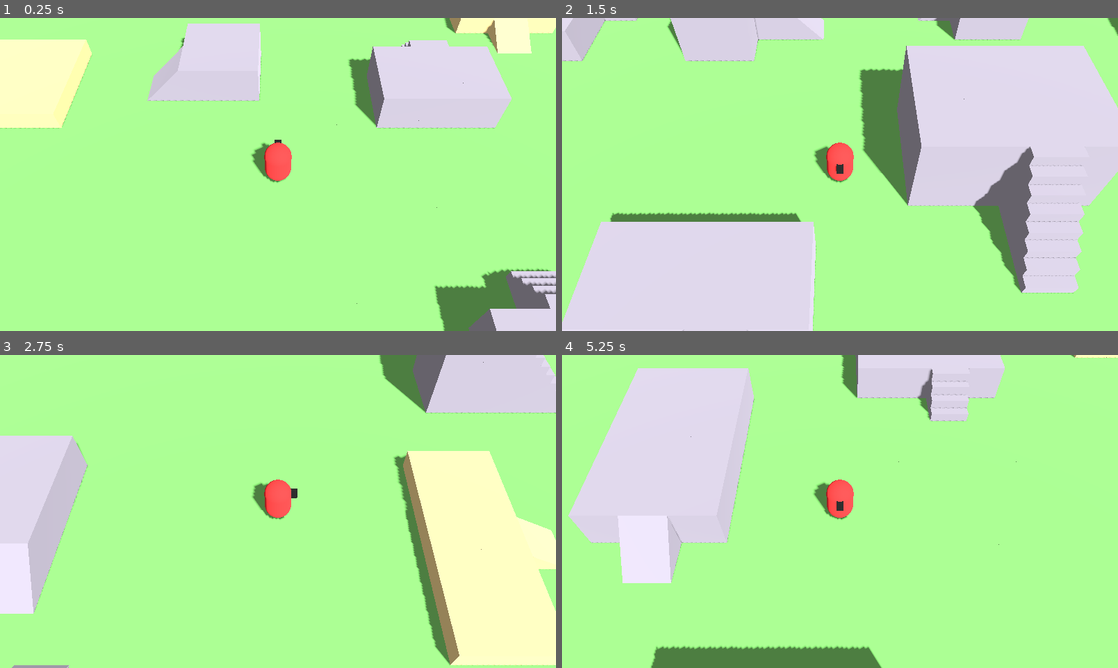
Above: before the commit, frames 1-4 (two rows, left to right).
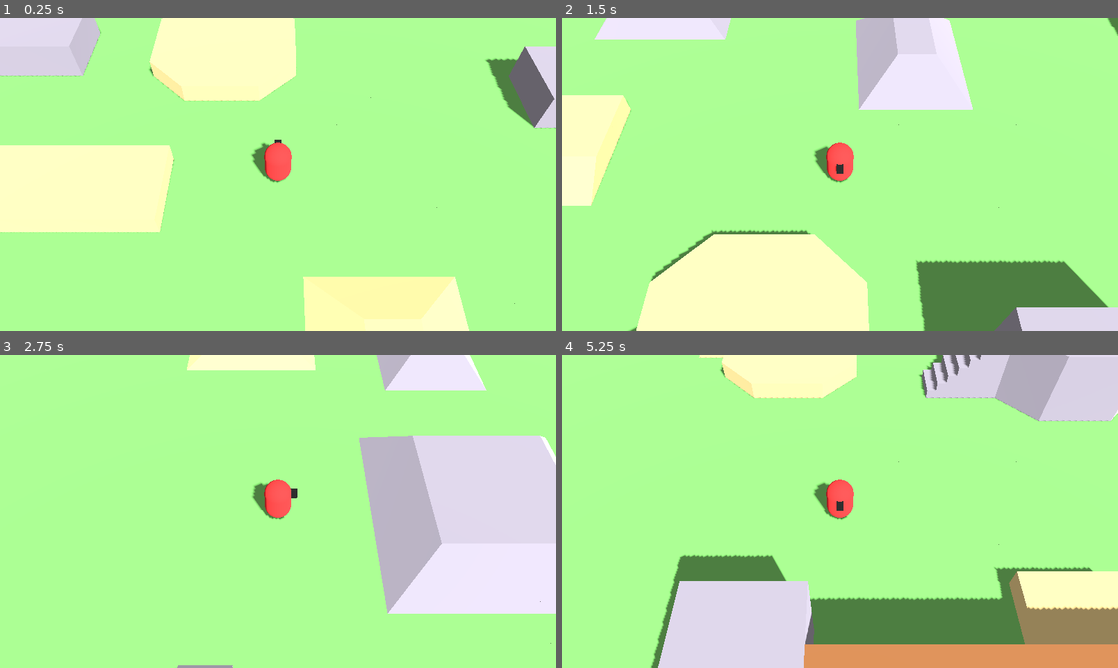
Above: after the commit, the same moments.

Repository: grimechristopher/procedural-game
Game: Godot game, scene res://scenes/main.tscn
Same seed, same stepped clock (60 frames per second), same inputs: the game is played once before the commit and once after it.
Inputs:
- Up to frame 1 (0.25 s): no input
- Up to frame 2 (1.5 s): tap Enter at 0.5 s; hold D (move_right) 0.53-1.28 s; hold R (regenerate) 0.53-1.28 s; tap Shift (run) at 0.8, 1.35 s; hold S (move_down) from 1.28 s (still down)
- Up to frame 3 (2.75 s): tap R (regenerate) at 1.55 s; release S (move_down) at 2.03 s; hold D (move_right) from 2.03 s (still down); hold R (regenerate) from 2.03 s (still down); tap Shift (run) at 2.3 s
- Up to frame 4 (5.25 s): release D (move_right) at 2.78 s; release R (regenerate) at 2.78 s; hold W (move_up) 2.78-3.53 s; tap Shift (run) at 2.85 s; tap R (regenerate) at 3.05, 4.35 s; hold Shift (run) 3.53-4.28 s; hold A (move_left) 3.53-5.03 s; tap X at 3.6 s; hold S (move_down) from 5.03 s (still down); hold Shift (run) from 5.03 s (still down)

The runs differ from the first frame. In frame 1, 38% of the frame differs, in the area x 0-100%, y 0-100%; in frame 2, 58%; in frame 3, 35%; in frame 4, 49%.

Commit message:
Add diagonal wedges and corner slopes
- Wedge / half wedge: a block cut corner to corner. Solid, but a
  diagonal walk can pass its open corner, or cross its solid corner on
  top, so lines of wedges form walkable 45-degree walls and edges.
- Outer/inner corner slopes (full and half): solid pieces where two
  ramps meet.
- Generator cuts the corners of larger platforms and towers with wedges,
  and adds mounds ringed by ramps with outer corner slopes. Bridges only
  attach to full tower cells.

Co-Authored-By: Claude Opus 5.5 <noreply@anthropic.com>
Claude-Session: https://claude.ai/code/session_01QBAyNdiLYtBbpQzeaWaTYf

Diff:
--- a/scripts/world.gd
+++ b/scripts/world.gd
@@ -12,9 +12,16 @@
 ##   so height only changes on ramps and stairs, which can only be entered
 ##   from their low or high end.
 ## - Diagonal walks need flat ground at one height, with no corner cutting.
+##   Wedges (corner-cut blocks) are the exception: you can pass the open
+##   corner of a wedge beside you, or walk over its solid corner on top.
+## - Wedges and corner slopes are solid; you can't stand in their cell.
 ## - A surface needs HEADROOM clear above it to be stood on.
 
-enum Tile { GROUND, FULL, HALF, RAMP, HALF_RAMP, STAIRS, BRIDGE }
+enum Tile {
+	GROUND, FULL, HALF, RAMP, HALF_RAMP, STAIRS, BRIDGE,
+	WEDGE, HALF_WEDGE,
+	CORNER_OUTER, CORNER_INNER, HALF_CORNER_OUTER, HALF_CORNER_INNER,
+}
 
 const GROUND_LAYER := -1
 const TOP_LAYER := 3
@@ -69,28 +76,34 @@
 	_place_bridges(rng, towers)
 
 
-## Places a rectangular platform with a ramp or staircase leading up to it:
-## half height, full height, or a two-high tower reached by stacked stairs.
-## Keeps a one-cell walkway around every platform so nothing gets sealed off.
+## Places a rectangular platform: half height, full height, or a two-high
+## tower, each reached by a ramp or staircase (stacked for towers); or a
+## mound with ramps on every side and corner slopes between them.
+## Platforms 3x3 and up may get their corners cut diagonally with wedges.
+## Keeps a one-cell walkway around everything so nothing gets sealed off.
 func _try_place_platform(rng: RandomNumberGenerator, reserved: Dictionary, towers: Array[Rect2i]) -> bool:
-	var size := Vector2i(rng.randi_range(2, 5), rng.randi_range(2, 5))
+	var roll := rng.randf()
+	var kind: int = 0 if roll < 0.25 else (1 if roll < 0.5 else (2 if roll < 0.75 else 3))
+	var mound := kind == 3
+	var half := kind == 0 or (mound and rng.randf() < 0.5)
+	var size := Vector2i(rng.randi_range(1, 3), rng.randi_range(1, 3)) if mound \
+		else Vector2i(rng.randi_range(2, 5), rng.randi_range(2, 5))
 	var rect := Rect2i(
-		Vector2i(rng.randi_range(4, map_size.x - size.x - 4), rng.randi_range(4, map_size.y - size.y - 4)),
+		Vector2i(rng.randi_range(5, map_size.x - size.x - 5), rng.randi_range(5, map_size.y - size.y - 5)),
 		size)
-	var roll := rng.randf()
-	var tier: int = 0 if roll < 0.3 else (1 if roll < 0.65 else 2)
-
-	# Slope cells run outward from the middle of one side, rising toward the platform.
+
+	var claim: Array = []
+	var slope_cells: Array = []
 	var up_dir: Vector2i = [Vector2i.UP, Vector2i.DOWN, Vector2i.LEFT, Vector2i.RIGHT][rng.randi() % 4]
-	var mid := rect.position + rect.size / 2
-	var slope := Vector2i(
-		mid.x if up_dir.x == 0 else (rect.position.x - 1 if up_dir.x > 0 else rect.end.x),
-		mid.y if up_dir.y == 0 else (rect.position.y - 1 if up_dir.y > 0 else rect.end.y))
-	var slope_cells: Array = [slope] if tier < 2 else [slope, slope - up_dir]
-	var approach: Vector2i = slope_cells.back() - up_dir
-
-	var footprint := rect.grow(1)
-	var claim: Array = slope_cells + [approach]
+	if not mound:
+		# Slope cells run outward from the middle of one side, rising toward the platform.
+		var mid := rect.position + rect.size / 2
+		var slope := Vector2i(
+			mid.x if up_dir.x == 0 else (rect.position.x - 1 if up_dir.x > 0 else rect.end.x),
+			mid.y if up_dir.y == 0 else (rect.position.y - 1 if up_dir.y > 0 else rect.end.y))
+		slope_cells = [slope] if kind < 2 else [slope, slope - up_dir]
+		claim = slope_cells + [slope_cells.back() - up_dir]
+	var footprint := rect.grow(2 if mound else 1)
 	for x in range(footprint.position.x, footprint.end.x):
 		for z in range(footprint.position.y, footprint.end.y):
 			claim.append(Vector2i(x, z))
@@ -98,23 +111,64 @@
 		if reserved.has(c):
 			return false
 
-	var block: Tile = Tile.HALF if tier == 0 else Tile.FULL
-	for layer in (2 if tier == 2 else 1):
+	var block: Tile = Tile.HALF if half else Tile.FULL
+	var layers := 2 if kind == 2 else 1
+	for layer in layers:
 		for x in range(rect.position.x, rect.end.x):
 			for z in range(rect.position.y, rect.end.y):
 				set_cell_item(Vector3i(x, layer, z), block)
-	var kind: Tile = Tile.HALF_RAMP if tier == 0 else (Tile.STAIRS if rng.randf() < 0.5 else Tile.RAMP)
-	if tier == 2:
-		set_cell_item(Vector3i(slope.x, 0, slope.y), Tile.FULL)
-		set_slope(slope, 1, kind, up_dir)
-		set_slope(slope - up_dir, 0, kind, up_dir)
-		towers.append(rect)
+
+	if mound:
+		_surround_with_slopes(rect, half)
 	else:
-		set_slope(slope, 0, kind, up_dir)
+		var slope_tile: Tile = Tile.HALF_RAMP if half else (Tile.STAIRS if rng.randf() < 0.5 else Tile.RAMP)
+		var slope: Vector2i = slope_cells[0]
+		if kind == 2:
+			set_cell_item(Vector3i(slope.x, 0, slope.y), Tile.FULL)
+			set_slope(slope, 1, slope_tile, up_dir)
+			set_slope(slope - up_dir, 0, slope_tile, up_dir)
+			towers.append(rect)
+		else:
+			set_slope(slope, 0, slope_tile, up_dir)
+		if size.x >= 3 and size.y >= 3 and rng.randf() < 0.6:
+			_cut_corners(rect, layers, Tile.HALF_WEDGE if half else Tile.WEDGE)
 
 	for c in claim:
 		reserved[c] = true
 	return true
+
+
+## Replaces a platform's corner cells with wedges, solid side inward.
+func _cut_corners(rect: Rect2i, layers: int, wedge: Tile) -> void:
+	for corner in _rect_corners(rect):
+		for layer in layers:
+			set_corner(corner.cell, layer, wedge, corner.inward)
+
+
+## Rings a platform with ramps rising toward it and outer corner slopes.
+func _surround_with_slopes(rect: Rect2i, half: bool) -> void:
+	var ramp := Tile.HALF_RAMP if half else Tile.RAMP
+	var ring := rect.grow(1)
+	for x in range(rect.position.x, rect.end.x):
+		set_slope(Vector2i(x, ring.position.y), 0, ramp, Vector2i.DOWN)
+		set_slope(Vector2i(x, ring.end.y - 1), 0, ramp, Vector2i.UP)
+	for z in range(rect.position.y, rect.end.y):
+		set_slope(Vector2i(ring.position.x, z), 0, ramp, Vector2i.RIGHT)
+		set_slope(Vector2i(ring.end.x - 1, z), 0, ramp, Vector2i.LEFT)
+	for corner in _rect_corners(ring):
+		set_corner(corner.cell, 0, Tile.HALF_CORNER_OUTER if half else Tile.CORNER_OUTER, corner.inward)
+
+
+## The four corner cells of a rect, each with the diagonal pointing inward.
+static func _rect_corners(rect: Rect2i) -> Array:
+	var lo := rect.position
+	var hi := rect.end - Vector2i.ONE
+	return [
+		{ cell = lo, inward = Vector2i(1, 1) },
+		{ cell = Vector2i(hi.x, lo.y), inward = Vector2i(-1, 1) },
+		{ cell = Vector2i(lo.x, hi.y), inward = Vector2i(1, -1) },
+		{ cell = hi, inward = Vector2i(-1, -1) },
+	]
 
 
 ## Spans bridges between pairs of towers that line up across open ground.
@@ -154,6 +208,11 @@
 		if first.end[axis] >= second.position[axis]:
 			continue
 		var line := rng.randi_range(lo, hi - 1)
+		var near_end: Vector2i = Vector2i(first.end[axis] - 1, line) if axis == 0 else Vector2i(line, first.end[axis] - 1)
+		var far_end: Vector2i = Vector2i(second.position[axis], line) if axis == 0 else Vector2i(line, second.position[axis])
+		if get_cell_item(Vector3i(near_end.x, 1, near_end.y)) != Tile.FULL \
+				or get_cell_item(Vector3i(far_end.x, 1, far_end.y)) != Tile.FULL:
+			return []
 		var span := []
 		for i in range(first.end[axis], second.position[axis]):
 			var c: Vector2i = Vector2i(i, line) if axis == 0 else Vector2i(line, i)
@@ -171,6 +230,14 @@
 	set_cell_item(Vector3i(cell.x, layer, cell.y), tile, get_orthogonal_index_from_basis(basis))
 
 
+## Places a wedge or corner slope with its solid (or high) corner toward
+## diagonal, e.g. (1, 1) for the +x +z corner.
+func set_corner(cell: Vector2i, layer: int, tile: Tile, diagonal: Vector2i) -> void:
+	# Models put that corner at local (-x, -z): 45 degrees off forward.
+	var basis := Basis(Vector3.UP, atan2(-diagonal.x, -diagonal.y) - PI / 4.0)
+	set_cell_item(Vector3i(cell.x, layer, cell.y), tile, get_orthogonal_index_from_basis(basis))
+
+
 # --- Movement queries -------------------------------------------------------
 
 ## Layer of the surface a step from (cell, layer) in dir lands on,
@@ -193,8 +260,9 @@
 		return NO_MOVE
 	var h := _center(s)
 	var dest := _flat_surface_at(to, h)
-	if dest.is_empty() or _flat_surface_at(cell + Vector2i(dir.x, 0), h).is_empty() \
-			or _flat_surface_at(cell + Vector2i(0, dir.y), h).is_empty():
+	if dest.is_empty() \
+			or not _corner_passable(cell + Vector2i(dir.x, 0), Vector2i(-dir.x, dir.y), h) \
+			or not _corner_passable(cell + Vector2i(0, dir.y), Vector2i(dir.x, -dir.y), h):
 		return NO_MOVE
 	return dest.layer
 
@@ -230,7 +298,7 @@
 		return {}
 	var pos := Vector3i(cell.x, layer, cell.y)
 	var item := get_cell_item(pos)
-	if item == INVALID_CELL_ITEM:
+	if item == INVALID_CELL_ITEM or _is_wedge(item) or _is_corner_slope(item):
 		return {}
 	var top := _span(item, layer).y
 	for above in range(layer + 1, TOP_LAYER + 1):
@@ -241,6 +309,33 @@
 			break
 	var fwd := get_cell_item_basis(pos) * Vector3.FORWARD
 	return { tile = item, layer = layer, up = Vector2i(roundi(fwd.x), roundi(fwd.z)) }
+
+
+## Whether a diagonal walk at height h can pass the given corner of cell
+## (corner as a sign vector from the cell's center).
+func _corner_passable(cell: Vector2i, corner: Vector2i, h: float) -> bool:
+	if not _flat_surface_at(cell, h).is_empty():
+		return true
+	for layer in range(GROUND_LAYER + 1, TOP_LAYER + 1):
+		var item := get_cell_item(Vector3i(cell.x, layer, cell.y))
+		if not _is_wedge(item):
+			continue
+		var span := _span(item, layer)
+		var solid := _corner_dir(cell, layer)
+		# Walking over the wedge's solid corner on top of it.
+		if is_equal_approx(span.y, h) and corner == solid:
+			return true
+		# Walking past its open corner, on the floor it stands on.
+		var below := get_cell_item(Vector3i(cell.x, layer - 1, cell.y))
+		if corner == -solid and is_equal_approx(span.x, h) and below != INVALID_CELL_ITEM \
+				and is_equal_approx(_span(below, layer - 1).y, h):
+			return true
+	return false
+
+
+func _corner_dir(cell: Vector2i, layer: int) -> Vector2i:
+	var d := get_cell_item_basis(Vector3i(cell.x, layer, cell.y)) * Vector3(-1, 0, -1)
+	return Vector2i(roundi(d.x), roundi(d.z))
 
 
 func _flat_surface_at(cell: Vector2i, h: float) -> Dictionary:
@@ -271,9 +366,18 @@
 
 
 ## Vertical extent (bottom, top) a tile occupies in world space.
+static func _is_wedge(tile: int) -> bool:
+	return tile == Tile.WEDGE or tile == Tile.HALF_WEDGE
+
+
+static func _is_corner_slope(tile: int) -> bool:
+	return tile in [Tile.CORNER_OUTER, Tile.CORNER_INNER, Tile.HALF_CORNER_OUTER, Tile.HALF_CORNER_INNER]
+
+
 static func _span(tile: int, layer: int) -> Vector2:
 	match tile:
-		Tile.HALF, Tile.HALF_RAMP: return Vector2(layer, layer + 0.5)
+		Tile.HALF, Tile.HALF_RAMP, Tile.HALF_WEDGE, Tile.HALF_CORNER_OUTER, Tile.HALF_CORNER_INNER:
+			return Vector2(layer, layer + 0.5)
 		Tile.BRIDGE: return Vector2(layer + 1.0 - BRIDGE_THICKNESS, layer + 1.0)
 	return Vector2(layer, layer + 1.0)
 
@@ -300,6 +404,12 @@
 	_add_item(lib, Tile.RAMP, "Ramp", _ramp_faces(1.0), stone)
 	_add_item(lib, Tile.HALF_RAMP, "HalfRamp", _ramp_faces(0.5), sand)
 	_add_item(lib, Tile.STAIRS, "Stairs", _stairs_faces(1.0, STAIR_STEPS), stone)
+	_add_item(lib, Tile.WEDGE, "Wedge", _wedge_faces(1.0), stone)
+	_add_item(lib, Tile.HALF_WEDGE, "HalfWedge", _wedge_faces(0.5), sand)
+	_add_item(lib, Tile.CORNER_OUTER, "CornerOuter", _outer_corner_faces(1.0), stone)
+	_add_item(lib, Tile.CORNER_INNER, "CornerInner", _inner_corner_faces(1.0), stone)
+	_add_item(lib, Tile.HALF_CORNER_OUTER, "HalfCornerOuter", _outer_corner_faces(0.5), sand)
+	_add_item(lib, Tile.HALF_CORNER_INNER, "HalfCornerInner", _inner_corner_faces(0.5), sand)
 	_add_item(lib, Tile.BRIDGE, "Bridge", _box_faces(Vector3(-0.5, 1.0 - BRIDGE_THICKNESS, -0.5), Vector3(0.5, 1, 0.5)), Color(0.55, 0.36, 0.22))
 	return lib
 
@@ -353,6 +463,47 @@
 	]
 
 
+## Full cell cut corner to corner, keeping the (-x, -z) half.
+static func _wedge_faces(h: float) -> Array:
+	return [
+		[[Vector3(-0.5, 0, -0.5), Vector3(0.5, 0, -0.5), Vector3(-0.5, 0, 0.5)], Vector3.DOWN],
+		[[Vector3(-0.5, h, -0.5), Vector3(0.5, h, -0.5), Vector3(-0.5, h, 0.5)], Vector3.UP],
+		[[Vector3(-0.5, 0, -0.5), Vector3(-0.5, 0, 0.5), Vector3(-0.5, h, 0.5), Vector3(-0.5, h, -0.5)], Vector3.LEFT],
+		[[Vector3(-0.5, 0, -0.5), Vector3(0.5, 0, -0.5), Vector3(0.5, h, -0.5), Vector3(-0.5, h, -0.5)], Vector3.FORWARD],
+		[[Vector3(0.5, 0, -0.5), Vector3(-0.5, 0, 0.5), Vector3(-0.5, h, 0.5), Vector3(0.5, h, -0.5)], Vector3(1, 0, 1).normalized()],
+	]
+
+
+## Where two ramps meet at an outside corner: peaks at the (-x, -z) corner.
+static func _outer_corner_faces(rise: float) -> Array:
+	var peak := Vector3(-0.5, rise, -0.5)
+	return [
+		[[Vector3(-0.5, 0, -0.5), Vector3(0.5, 0, -0.5), Vector3(0.5, 0, 0.5), Vector3(-0.5, 0, 0.5)], Vector3.DOWN],
+		[[Vector3(-0.5, 0, -0.5), Vector3(-0.5, 0, 0.5), peak], Vector3.LEFT],
+		[[Vector3(-0.5, 0, -0.5), Vector3(0.5, 0, -0.5), peak], Vector3.FORWARD],
+		_upward_tri(peak, Vector3(0.5, 0, -0.5), Vector3(0.5, 0, 0.5)),
+		_upward_tri(peak, Vector3(0.5, 0, 0.5), Vector3(-0.5, 0, 0.5)),
+	]
+
+
+## Where two ramps meet at an inside corner: low only at the (+x, +z) corner.
+static func _inner_corner_faces(rise: float) -> Array:
+	return [
+		[[Vector3(-0.5, 0, -0.5), Vector3(0.5, 0, -0.5), Vector3(0.5, 0, 0.5), Vector3(-0.5, 0, 0.5)], Vector3.DOWN],
+		[[Vector3(-0.5, 0, -0.5), Vector3(-0.5, 0, 0.5), Vector3(-0.5, rise, 0.5), Vector3(-0.5, rise, -0.5)], Vector3.LEFT],
+		[[Vector3(-0.5, 0, -0.5), Vector3(0.5, 0, -0.5), Vector3(0.5, rise, -0.5), Vector3(-0.5, rise, -0.5)], Vector3.FORWARD],
+		[[Vector3(0.5, 0, -0.5), Vector3(0.5, rise, -0.5), Vector3(0.5, 0, 0.5)], Vector3.RIGHT],
+		[[Vector3(-0.5, 0, 0.5), Vector3(-0.5, rise, 0.5), Vector3(0.5, 0, 0.5)], Vector3.BACK],
+		[[Vector3(-0.5, rise, -0.5), Vector3(-0.5, rise, 0.5), Vector3(0.5, rise, -0.5)], Vector3.UP],
+		_upward_tri(Vector3(-0.5, rise, 0.5), Vector3(0.5, rise, -0.5), Vector3(0.5, 0, 0.5)),
+	]
+
+
+static func _upward_tri(a: Vector3, b: Vector3, c: Vector3) -> Array:
+	var n := (b - a).cross(c - a).normalized()
+	return [[a, b, c], n if n.y > 0.0 else -n]
+
+
 static func _stairs_faces(rise: float, steps: int) -> Array:
 	var faces := []
 	var depth := 1.0 / steps
